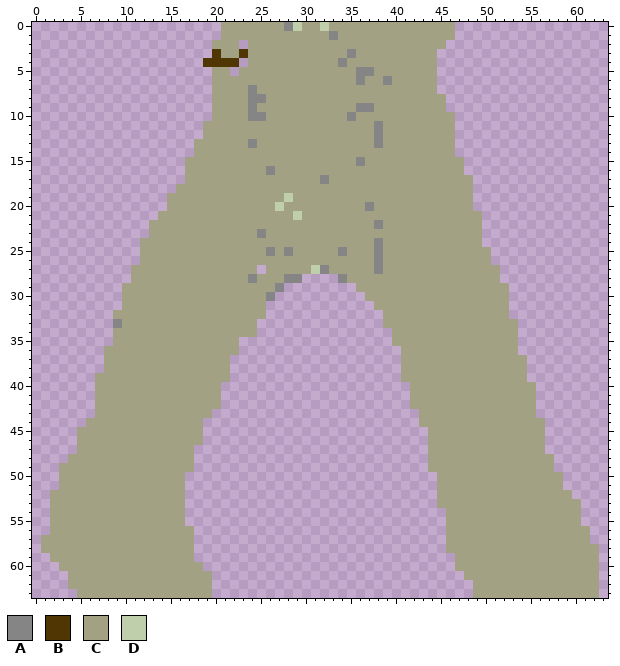
Pixel-art sprite -- src/images/roots/T1MB2LR.png. Above: the version before the commit.
The file is 64x64 pixels.
Palette (. is transparent): A #858585  B #4f3602  C #a3a184  D #bfceab
Pixels before (only the part around the change), first column x 0:
 0 .....................CCCCCCCADCCDCCCCCCCCCCCCCC.................
 1 .....................CCCCCCCCCCCCACCCCCCCCCCCCC.................
 2 ....................CCC.CCCCCCCCCCCCCCCCCCCCCC..................
 3 ....................BCCBCCCCCCCCCCCACCCCCCCCC...................
 4 ...................BBBB.CCCCCCCCCCACCCCCCCCCC...................
 5 ....................CC.CCCCCCCCCCCCCAACCCCCCC...................
 6 ....................CCCCCCCCCCCCCCCCACCACCCCC...................
 7 ....................CCCCACCCCCCCCCCCCCCCCCCCC...................
 8 ....................CCCCAACCCCCCCCCCCCCCCCCCCC..................
 9 ....................CCCCACCCCCCCCCCCAACCCCCCCC..................
10 ....................CCCCAACCCCCCCCCACCCCCCCCCCC.................
11 ...................CCCCCCCCCCCCCCCCCCCACCCCCCCC.................
12 ...................CCCCCCCCCCCCCCCCCCCACCCCCCCC.................
13 ..................CCCCCCACCCCCCCCCCCCCACCCCCCCC.................
14 ..................CCCCCCCCCCCCCCCCCCCCCCCCCCCCC.................
15 .................CCCCCCCCCCCCCCCCCCCACCCCCCCCCCC................
16 .................CCCCCCCCCACCCCCCCCCCCCCCCCCCCCC................
17 .................CCCCCCCCCCCCCCCACCCCCCCCCCCCCCCC...............
18 ................CCCCCCCCCCCCCCCCCCCCCCCCCCCCCCCCC...............
19 ...............CCCCCCCCCCCCCDCCCCCCCCCCCCCCCCCCCC...............
20 ...............CCCCCCCCCCCCDCCCCCCCCCACCCCCCCCCCC...............
21 ..............CCCCCCCCCCCCCCCDCCCCCCCCCCCCCCCCCCCC..............
22 .............CCCCCCCCCCCCCCCCCCCCCCCCCACCCCCCCCCCC..............
23 .............CCCCCCCCCCCCACCCCCCCCCCCCCCCCCCCCCCCC..............
24 ............CCCCCCCCCCCCCCCCCCCCCCCCCCACCCCCCCCCCC..............
25 ............CCCCCCCCCCCCCCACACCCCCACCCACCCCCCCCCCCC.............
26 ............CCCCCCCCCCCCCCCCCCCCCCCCCCACCCCCCCCCCCC.............
27 ...........CCCCCCCCCCCCCC.CCCCCDACCCCCACCCCCCCCCCCCC............
28 ...........CCCCCCCCCCCCCACCCAA....ACCCCCCCCCCCCCCCCC............
29 ..........CCCCCCCCCCCCCCCCCA........CCCCCCCCCCCCCCCCC...........
30 ..........CCCCCCCCCCCCCCCCA..........CCCCCCCCCCCCCCCC...........
31 ..........CCCCCCCCCCCCCCCC............CCCCCCCCCCCCCCC...........
32 .........CCCCCCCCCCCCCCCCC.............CCCCCCCCCCCCCC...........
33 .........ACCCCCCCCCCCCCCC..............CCCCCCCCCCCCCCC..........
34 .........CCCCCCCCCCCCCCCC...............CCCCCCCCCCCCCC..........
35 .........CCCCCCCCCCCCCC.................CCCCCCCCCCCCCC..........
36 ........CCCCCCCCCCCCCCC..................CCCCCCCCCCCCC..........
37 ........CCCCCCCCCCCCCC...................CCCCCCCCCCCCCC.........
38 ........CCCCCCCCCCCCCC...................CCCCCCCCCCCCCC.........
39 .......CCCCCCCCCCCCCCC...................CCCCCCCCCCCCCC.........
40 .......CCCCCCCCCCCCCC.....................CCCCCCCCCCCCCC........
41 .......CCCCCCCCCCCCCC.....................CCCCCCCCCCCCCC........
42 .......CCCCCCCCCCCCCC.....................CCCCCCCCCCCCCC........
43 .......CCCCCCCCCCCCC.......................CCCCCCCCCCCCC........
44 ......CCCCCCCCCCCCC........................CCCCCCCCCCCCCC.......
45 .....CCCCCCCCCCCCCC.........................CCCCCCCCCCCCC.......
46 .....CCCCCCCCCCCCCC.........................CCCCCCCCCCCCC.......
47 .....CCCCCCCCCCCCC..........................CCCCCCCCCCCCC.......
48 ....CCCCCCCCCCCCCC..........................CCCCCCCCCCCCCC......
49 ...CCCCCCCCCCCCCCC..........................CCCCCCCCCCCCCC......
50 ...CCCCCCCCCCCCCC............................CCCCCCCCCCCCCC.....
51 ...CCCCCCCCCCCCCC............................CCCCCCCCCCCCCC.....
52 ..CCCCCCCCCCCCCCC............................CCCCCCCCCCCCCCC....
53 ..CCCCCCCCCCCCCCC............................CCCCCCCCCCCCCCCC...
54 ..CCCCCCCCCCCCCCC.............................CCCCCCCCCCCCCCC...
55 ..CCCCCCCCCCCCCCC.............................CCCCCCCCCCCCCCC...
56 ..CCCCCCCCCCCCCCCC............................CCCCCCCCCCCCCCCC..
57 .CCCCCCCCCCCCCCCCC............................CCCCCCCCCCCCCCCC..
58 .CCCCCCCCCCCCCCCCC............................CCCCCCCCCCCCCCCCC.
59 ..CCCCCCCCCCCCCCCC.............................CCCCCCCCCCCCCCCC.
60 ...CCCCCCCCCCCCCCCC............................CCCCCCCCCCCCCCCC.
61 ....CCCCCCCCCCCCCCCC............................CCCCCCCCCCCCCCC.
62 ....CCCCCCCCCCCCCCCC.............................CCCCCCCCCCCCCC.
63 .....CCCCCCCCCCCCCCC.............................CCCCCCCCCCCCCC.
After:
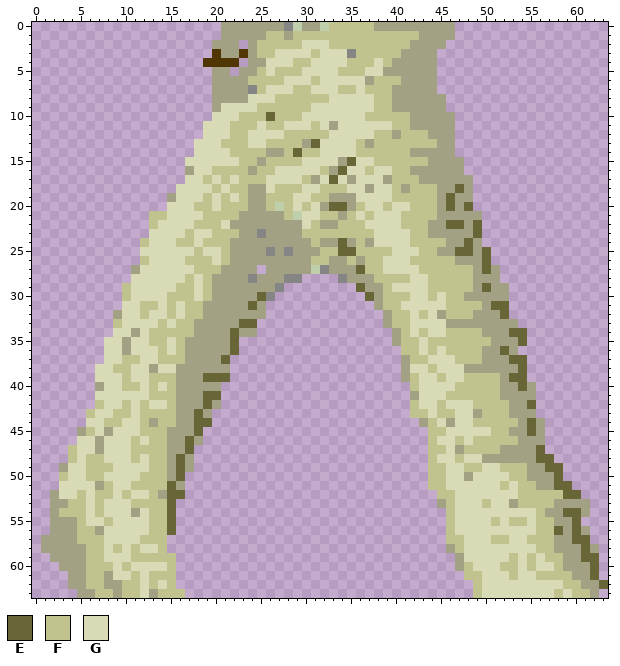
Colours new in this view: E #686537  F #c1c38f  G #d9dbb7
Diff:
Changed rows in their new state; - is an unchanged pixel.
first column x 3:
 0 ------------------------------FFFFF--------------------------
 1 -----------------------FF-FFFFFFFFFFFFFF---------------------
 2 ----------------------FFFFFGGGFFFFFFFFF----------------------
 3 ----------------------FFGGGGFGGG-FFFFF-----------------------
 4 -----------------------GGGFFGGGGFFFGF------------------------
 5 ----------------------FGFFFGGGGFFFGG-------------------------
 6 ---------------------FFFFGGGFGGGGG-FFF-----------------------
 7 ----------------------FGGGFFGGGFFGFFF------------------------
 8 ---------------------GGGFFFFFFGGGGGFF------------------------
 9 ------------------GGGGFFFFFFGGGGGGGFF------------------------
10 -----------------GGGFFFEFFFGGGGGGGFFFFF----------------------
11 ----------------GGGFFFGFFGGGFG-GGGGGGFF----------------------
12 ----------------GGGFFGGGGFFFFFGGGGGFF-FFF--------------------
13 ---------------GGGFFFGGFFFF-EGGGGF-FFFFFFF-------------------
14 ---------------GGGGFFFF--FEFFGGGGFFFFFF----------------------
15 --------------GGGGGGFF-FFFFGGGG-EGGFFFFFF--------------------
16 ---------------GGFFFF-FFGGGGGF-EGGFGGFF----------------------
17 --------------GGFGFGFFFGGGGF-GEG-GGG-FFF---------------------
18 -------------GGGGFGFF--GFFFGGFFFGG-GGF-FFF--E----------------
19 -------------GGGFGFGF--FFFGGFF---GGGGFFFFF-E-----------------
20 ------------GGGFFGFFF--F-FGFG-EE-FGGFGGFFF-E-E---------------
21 ----------FFGGGGFFFF-----F-GGFF-FGFGGGFFFF-------------------
22 ----------FGGGGFFFG--------GF--FFFGGGGFFF--EE-E--------------
23 ----------GGGGFGGFFF-------FFFFFFFFGGGGFF-----E--------------
24 ---------FGGGFFGFFF---------F--E-F-GGGGFFFF--E---------------
25 ---------GGGGGGFGGF----------FFEEFFFFGGGFF--EE-E-------------
26 ---------FGGGGFFFGF---------FF--F-FFGGGFFFFF---E-------------
27 ---------GGGGGGFFF---------------EFFGGGGFFFFFF-E-------------
28 --------GGGGGGFGF------------------FFFFGGFFFFF---------------
29 -------FGGGGGFFGF----------------E--FGGGGFFFFF-E-------------
30 -------FGGGGFFFGF-----E-----------E-FFFGGFGFF----------------
31 -------GGFFGFGFF-----E--------------FFGGGGGFFFF-EE-----------
32 -------GGFGGFGFF---------------------FFGFG-FFF---E-----------
33 ------FGGGGFGFF-----EE---------------FFGGGG------------------
34 ------GG-GFFFFF----E------------------FGFGGFFFF---EE---------
35 -----GG-GGFFGF-----E------------------FFGFFFFFFF---E---------
36 -----GG-GGGFGF-----E------------------FFGFGFFFF--E-----------
37 -----GGFFGGFFF----E--------------------FFGGGFFF---EE---------
38 ----GGFFGG-GG--------------------------GGFGGG------E---------
39 ----GGGFGGFFF---EEE--------------------FGGFGGFFFF-EE---------
40 -----GGFFGFGF--------------------------FGGGGFFFFF--E---------
41 ----GGGGGGFFF---EE----------------------GGGFFFFFF------------
42 ----FGGFGFGGF---E----------------------FGGFGGGFFFF--E--------
43 ---FGGFFGFFFF--E-----------------------FFGFFGG-FFF-----------
44 ---GGFFGGF-FF--EE------------------------FG-GGFFFFF-E--------
45 ---FG-GGGFFF---E-------------------------FFGGGGGFF--E--------
46 --GG-GGGFGFF--E--------------------------FGGFGFFFFF----------
47 -FGG-GGGFFFF--E--------------------------FFG-FFFF----E-------
48 -FGFFGGGFGFF-E---------------------------FGGFGG------EE------
49 -GGFFFGGGGFF-E---------------------------FFGGFFGGFFF--EE-----
50 FGGFFGGGGFFF-E---------------------------FFGG-GGGGFF---E-----
51 GGGG-FGGFFFFE----------------------------FFGGGGGGFGFF--EE----
52 GGFGFFGFGGF-EE----------------------------FFGGGGGGGFFFFFEE---
53 -FFGFGGGFFFFE.-----------------------------FGGGFGG-FFFF---C--
54 FFFGFGGG-GFFE.-----------------------------FGGGGGGGGGF--EEC--
55 --FGGFGGGGFFE.-----------------------------FGGGGFGFFGFF--E---
56 --FF-GGGGGFFE..----------------------------FGGGGGGGGGFFE-E---
57 --FFFGGGGFFF...----------------------------FFGGGFFGGFFF--EE--
58 ---FFGFGFGGF...-----------------------------FGGGGGGGGFF---E--
59 ---FFGGGFFFFF..------------------------------GGGGGFGFGFF--EE-
60 ---FFFGFGGGGF...-----------------------------FGGGFFGFGGF---E-
61 ---FF-GGFGFFF....----------------------------FFGGGFGGFFFF--E-
62 ---FF--FFGFGF....-----------------------------FGGGGGGGGGFF--E
63 ----FF-FFG-FFF...-----------------------------FGGGGGGGGFGFF--
Pixel boxes of the changes (left, top, right, bottom) in both pictures:
changed: (59, 22, 608, 598)
